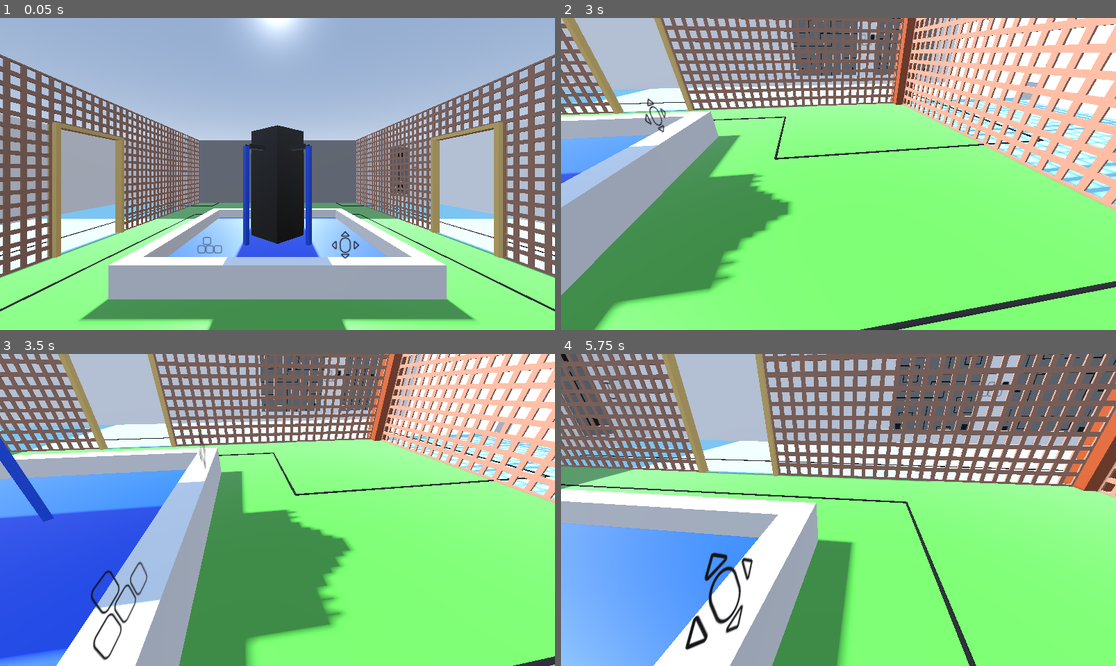
Above: before the commit, frames 1-4 (two rows, left to right).
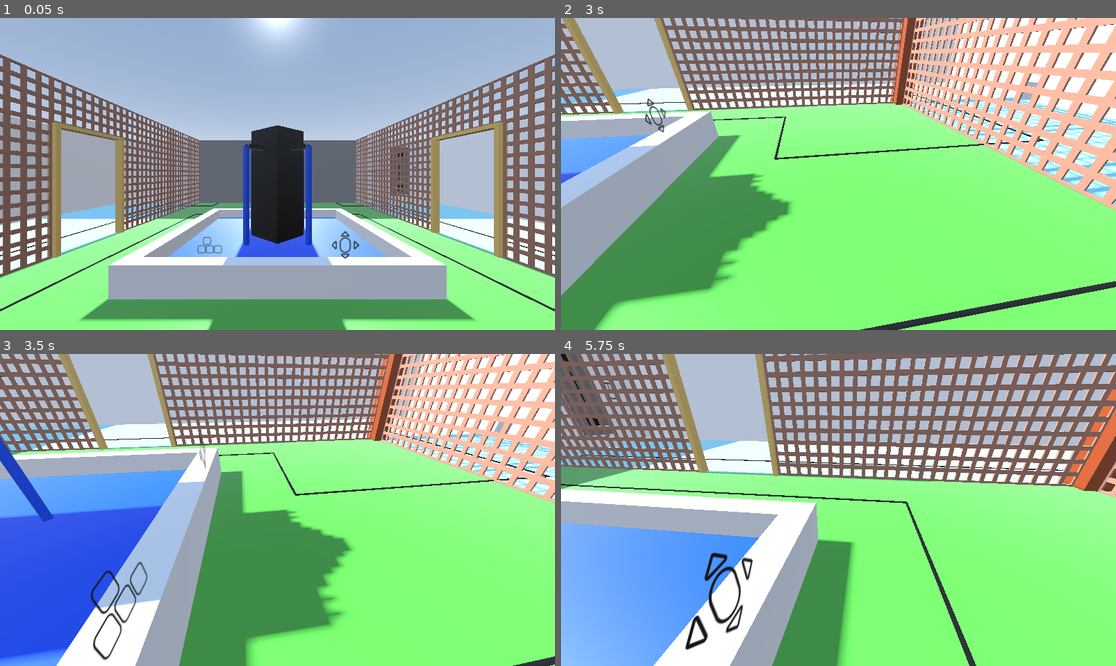
Above: after the commit, the same moments.

Repository: MarkRoss470/grid-puzzle-game
Game: Godot game, scene res://Main.tscn
The game is run twice, just before and just after one commit, with the same random seed, the same clock (stepped at 60 frames per second) and the same inputs.
Inputs (mouse positions are in pixels of both pictures, inside the frame that each line leads up to):
- Up to frame 1 (0.05 s): no input
- Up to frame 2 (3 s): tap Enter at 0.5 s; move the mouse to (832, 180) at 0.52 s; hold W (move_forward) 0.53-2.03 s; tap Space (free_mouse) at 0.6, 2.1 s; click (832, 180) at 0.67 s; tap R (reset) at 1.25, 2 s; move the mouse to (1005, 220) at 1.27 s; tap Ctrl (run) at 1.35, 2.85 s; click (1005, 220) at 1.42 s; move the mouse to (672, 127) at 2.02 s; hold A (move_left) from 2.03 s (still down); click (672, 127) at 2.17 s; move the mouse to (844, 174) at 2.77 s; click (844, 174) at 2.92 s
- Up to frame 3 (3.5 s): keep holding A (move_left)
- Up to frame 4 (5.75 s): move the mouse to (816, 503) at 3.52 s; release A (move_left) at 3.53 s; hold W (move_forward) 3.53-4.28 s; tap Space (free_mouse) at 3.6, 5.1 s; click (816, 503) at 3.67 s; tap R (reset) at 4.15, 4.25, 5 s; move the mouse to (960, 494) at 4.27 s; hold D (move_right) 4.28-5.03 s; tap Ctrl (run) at 4.35 s; click (960, 494) at 4.42 s; move the mouse to (727, 525) at 5.02 s; hold W (move_forward) from 5.03 s (still down); click (727, 525) at 5.17 s

Frame 1 is identical in both runs. In frame 2, 1.3% of the frame differs, in the area x 41-69%, y 0-19%; in frame 3, 1.3%; in frame 4, 3.3%, in the area x 1-100%, y 0-25%.

Commit message:
Replaced yellow highlight on key puzzles with white bars This looks nicer and also communicates the target rotation, which the yellow highlight did not.

Diff:
--- a/Main.tscn
+++ b/Main.tscn
@@ -228,7 +228,7 @@
 material = SubResource("StandardMaterial3D_ibgf7")
 
 [node name="Icon" type="CSGMesh3D" parent="Tile"]
-transform = Transform3D(0.5, -4.37114e-08, 4.37114e-08, 4.37114e-08, -2.18557e-08, -0.5, 4.37114e-08, 0.5, -2.18557e-08, -4.37114e-10, -2.18557e-10, 0.005)
+transform = Transform3D(0.5, -4.37114e-08, 4.37114e-08, 4.37114e-08, -2.18557e-08, -0.5, 4.37114e-08, 0.5, -2.18557e-08, 0, 0, 0.002)
 mesh = SubResource("8")
 material = SubResource("9")
 
@@ -240,6 +240,12 @@
 [node name="CollisionShape3D" type="CollisionShape3D" parent="Tile/Area3D"]
 shape = SubResource("BoxShape3D_j73v0")
 
+[node name="Key Hint Tile" type="CSGMesh3D" parent="."]
+transform = Transform3D(0.5, -4.37114e-08, 4.37114e-08, 4.37114e-08, -2.18557e-08, -0.5, 4.37114e-08, 0.5, -2.18557e-08, 0, 0, 0.001)
+visible = false
+mesh = SubResource("8")
+material = SubResource("9")
+
 [node name="Courtyard" parent="." instance=ExtResource("5")]
 
 [node name="Collision" type="StaticBody3D" parent="Courtyard"]
@@ -316,12 +322,13 @@
 [node name="Pedestal" type="Node3D" parent="Courtyard/Final Puzzle and Doors"]
 transform = Transform3D(0.14286, 0, 0, 0, 0.134244, -0.048861, 0, 0.048861, 0.134244, 0, 1, -8.75)
 
-[node name="Final Puzzle" type="Node3D" parent="Courtyard/Final Puzzle and Doors/Pedestal" node_paths=PackedStringArray("instance", "on_complete")]
+[node name="Final Puzzle" type="Node3D" parent="Courtyard/Final Puzzle and Doors/Pedestal" node_paths=PackedStringArray("key_hint_tile", "instance", "on_complete")]
 transform = Transform3D(1, 0, 0, 0, -5.96046e-08, 1, 0, -1, -5.96046e-08, -3, 0.1, -2)
 script = ExtResource("4_quw2b")
 key_x = 3
 key_y = 2
 key_target_rotation = 1
+key_hint_tile = NodePath("../../../../Key Hint Tile")
 puzzle = [7.0, 5.0, [[[1, 0, 0], [1, 0, 0], [4, 0, 3], [1, 0, 0], [7, 0, 1]], [[1, 0, 0], [1, 0, 0], [3, 0, 1], [4, 0,  …(301 unchanged characters)…
 instance = NodePath("../../../../Tile")
 on_complete = NodePath("../../Splitter")
@@ -496,7 +503,6 @@
 script = ExtResource("5_t78nx")
 target_paths = Array[NodePath]([NodePath("Left"), NodePath("Right"), NodePath("Reset Prompt")])
 params = Array[int]([0, 0, 0])
-load_on_start = true
 
 [node name="Left" type="Node3D" parent="Courtyard/Puzzles/Tutorial/Squares Challenges" node_paths=PackedStringArray("instance", "on_complete")]
 transform = Transform3D(0.5, 0, 0, 0, 0.5, 0, 0, 0, 0.5, 0.25, -0.25, 0)
@@ -634,46 +640,51 @@
 script = ExtResource("5_t78nx")
 target_paths = Array[NodePath]([NodePath("Top Left"), NodePath("Top Right"), NodePath("Bottom Left"), NodePath("Bottom Right"), NodePath("Right Click Prompt")])
 params = Array[int]([0, 0, 0, 0, 0])
-
-[node name="Top Left" type="Node3D" parent="Courtyard/Puzzles/Tutorial/Key Puzzles Intro" node_paths=PackedStringArray("instance", "on_complete")]
+load_on_start = true
+
+[node name="Top Left" type="Node3D" parent="Courtyard/Puzzles/Tutorial/Key Puzzles Intro" node_paths=PackedStringArray("key_hint_tile", "instance", "on_complete")]
 transform = Transform3D(1, 0, 0, 0, 1, 0, 0, 0, 1, 0.5, -0.5, 0)
 script = ExtResource("4_quw2b")
 key_x = 1
 key_y = 1
 key_target_rotation = 1
+key_hint_tile = NodePath("../../../../../Key Hint Tile")
 puzzle = [3.0, 3.0, [[[1, 0, 0], [1, 0, 0], [1, 0, 0]], [[1, 0, 0], [2, 0, 0], [1, 0, 0]], [[1, 0, 0], [1, 0, 0], [1, 0, 0]]]]
 instance = NodePath("../../../../../Tile")
 on_complete = NodePath("../Combiner")
 load_on_start = false
 
-[node name="Top Right" type="Node3D" parent="Courtyard/Puzzles/Tutorial/Key Puzzles Intro" node_paths=PackedStringArray("instance", "on_complete")]
+[node name="Top Right" type="Node3D" parent="Courtyard/Puzzles/Tutorial/Key Puzzles Intro" node_paths=PackedStringArray("key_hint_tile", "instance", "on_complete")]
 transform = Transform3D(1, 0, 2.13163e-14, 0, 1, 0, -2.13163e-14, 0, 1, 5.5, -0.5, 1.90735e-05)
 script = ExtResource("4_quw2b")
 key_y = 1
 key_target_rotation = 2
+key_hint_tile = NodePath("../../../../../Key Hint Tile")
 puzzle = [3.0, 2.0, [[[7, 0, 1], [4, 0, 1]], [[4, 0, 0], [3, 0, 3]], [[7, 0, 0], [4, 0, 3]]]]
 instance = NodePath("../../../../../Tile")
 on_complete = NodePath("../Combiner")
 on_complete_param = 1
 load_on_start = false
 
-[node name="Bottom Left" type="Node3D" parent="Courtyard/Puzzles/Tutorial/Key Puzzles Intro" node_paths=PackedStringArray("instance", "on_complete")]
+[node name="Bottom Left" type="Node3D" parent="Courtyard/Puzzles/Tutorial/Key Puzzles Intro" node_paths=PackedStringArray("key_hint_tile", "instance", "on_complete")]
 transform = Transform3D(1, 0, 0, 0, 1, 0, 0, 0, 1, 0.5, -5.5, 0)
 script = ExtResource("4_quw2b")
 key_x = 1
 key_target_rotation = 1
+key_hint_tile = NodePath("../../../../../Key Hint Tile")
 puzzle = [2.0, 3.0, [[[7, 0, 0], [4, 0, 3], [7, 0, 0]], [[4, 0, 0], [3, 0, 3], [4, 0, 2]]]]
 instance = NodePath("../../../../../Tile")
 on_complete = NodePath("../Combiner")
 on_complete_param = 2
 load_on_start = false
 
-[node name="Bottom Right" type="Node3D" parent="Courtyard/Puzzles/Tutorial/Key Puzzles Intro" node_paths=PackedStringArray("instance", "on_complete")]
+[node name="Bottom Right" type="Node3D" parent="Courtyard/Puzzles/Tutorial/Key Puzzles Intro" node_paths=PackedStringArray("key_hint_tile", "instance", "on_complete")]
 transform = Transform3D(1, 0, 0, 0, 1, 0, 0, 0, 1, 5.5, -5.5, 4.19617e-05)
 script = ExtResource("4_quw2b")
 key_x = 1
 key_y = 1
 key_target_rotation = 1
+key_hint_tile = NodePath("../../../../../Key Hint Tile")
 puzzle = [3.0, 3.0, [[[7, 0, 0], [4, 0, 2], [1, 0, 0]], [[4, 0, 0], [4, 0, 0], [4, 0, 0]], [[1, 0, 3], [4, 0, 2], [7, 0, 0]]]]
 instance = NodePath("../../../../../Tile")
 on_complete = NodePath("../Combiner")
@@ -700,46 +711,50 @@
 target_paths = Array[NodePath]([NodePath("Top Left"), NodePath("Bottom Left"), NodePath("Top Right"), NodePath("Bottom Right")])
 params = Array[int]([0, 0, 0, 0])
 
-[node name="Top Left" type="Node3D" parent="Courtyard/Puzzles/Tutorial/Key Puzzles Practice" node_paths=PackedStringArray("instance", "on_complete")]
+[node name="Top Left" type="Node3D" parent="Courtyard/Puzzles/Tutorial/Key Puzzles Practice" node_paths=PackedStringArray("key_hint_tile", "instance", "on_complete")]
 transform = Transform3D(1, 0, 0, 0, 1, 0, 0, 0, 1, 0.5, -0.5, 0)
 script = ExtResource("4_quw2b")
 key_x = 2
 key_y = 1
 key_target_rotation = 1
+key_hint_tile = NodePath("../../../../../Key Hint Tile")
 puzzle = [5.0, 3.0, [[[7, 0, 0], [1, 0, 1], [1, 0, 1]], [[4, 0, 2], [3, 0, 3], [3, 0, 1]], [[3, 0, 1], [4, 0, 0], [3, 0, 3]], [[3, 0, 3], [3, 0, 1], [4, 0, 0]], [[1, 0, 1], [1, 0, 1], [7, 0, 1]]]]
 instance = NodePath("../../../../../Tile")
 on_complete = NodePath("../Combiner")
 load_on_start = false
 
-[node name="Bottom Left" type="Node3D" parent="Courtyard/Puzzles/Tutorial/Key Puzzles Practice" node_paths=PackedStringArray("instance", "on_complete")]
+[node name="Bottom Left" type="Node3D" parent="Courtyard/Puzzles/Tutorial/Key Puzzles Practice" node_paths=PackedStringArray("key_hint_tile", "instance", "on_complete")]
 transform = Transform3D(1, 0, 0, 0, 1, 0, 0, 0, 1, 0.5, -4.5, 0)
 script = ExtResource("4_quw2b")
 key_x = 2
 key_y = 2
 key_target_rotation = 1
+key_hint_tile = NodePath("../../../../../Key Hint Tile")
 puzzle = [5.0, 5.0, [[[7, 0, 0], [4, 0, 1], [7, 0, 0], [3, 0, 1], [3, 0, 0]], [[1, 0, 2], [5, 0, 3], [3, 0, 0], [3, 0,  …(187 unchanged characters)…
 instance = NodePath("../../../../../Tile")
 on_complete = NodePath("../Combiner")
 on_complete_param = 1
 load_on_start = false
 
-[node name="Top Right" type="Node3D" parent="Courtyard/Puzzles/Tutorial/Key Puzzles Practice" node_paths=PackedStringArray("instance", "on_complete")]
+[node name="Top Right" type="Node3D" parent="Courtyard/Puzzles/Tutorial/Key Puzzles Practice" node_paths=PackedStringArray("key_hint_tile", "instance", "on_complete")]
 transform = Transform3D(1, 0, 0, 0, 1, 0, 0, 0, 1, 6.5, -0.5, 0)
 script = ExtResource("4_quw2b")
 key_x = 2
 key_target_rotation = 2
+key_hint_tile = NodePath("../../../../../Key Hint Tile")
 puzzle = [3.0, 3.0, [[[7, 0, 0], [3, 0, 1], [4, 0, 2]], [[3, 0, 1], [5, 0, 2], [3, 0, 0]], [[4, 0, 1], [3, 0, 1], [7, 0, 0]]]]
 instance = NodePath("../../../../../Tile")
 on_complete = NodePath("../Combiner")
 on_complete_param = 2
 load_on_start = false
 
-[node name="Bottom Right" type="Node3D" parent="Courtyard/Puzzles/Tutorial/Key Puzzles Practice" node_paths=PackedStringArray("instance", "on_complete")]
+[node name="Bottom Right" type="Node3D" parent="Courtyard/Puzzles/Tutorial/Key Puzzles Practice" node_paths=PackedStringArray("key_hint_tile", "instance", "on_complete")]
 transform = Transform3D(1, 0, 0, 0, 1, 0, 0, 0, 1, 6.50001, -4.5, 0)
 script = ExtResource("4_quw2b")
 key_x = 1
 key_y = 2
 key_target_rotation = 1
+key_hint_tile = NodePath("../../../../../Key Hint Tile")
 puzzle = [3.0, 5.0, [[[7, 0, 0], [4, 0, 1], [3, 0, 2], [3, 0, 3], [7, 0, 0]], [[4, 0, 0], [5, 0, 2], [4, 0, 0], [3, 0, 0], [3, 0, 1]], [[7, 0, 0], [3, 0, 1], [4, 0, 2], [3, 0, 3], [3, 0, 2]]]]
 instance = NodePath("../../../../../Tile")
 on_complete = NodePath("../Combiner")
@@ -751,42 +766,46 @@
 num_inputs = 4
 target = NodePath("../../Key Puzzles Challenge 1")
 
-[node name="Key Puzzles Challenge 1" type="Node3D" parent="Courtyard/Puzzles/Tutorial" node_paths=PackedStringArray("instance", "on_complete")]
+[node name="Key Puzzles Challenge 1" type="Node3D" parent="Courtyard/Puzzles/Tutorial" node_paths=PackedStringArray("key_hint_tile", "instance", "on_complete")]
 transform = Transform3D(-2.62268e-08, 0, 0.6, 0, 0.6, 0, -0.6, 0, -2.62268e-08, -9.49999, 3.2, 4.2)
 script = ExtResource("4_quw2b")
 key_y = 1
 key_target_rotation = 2
+key_hint_tile = NodePath("../../../../Key Hint Tile")
 puzzle = [3.0, 5.0, [[[7, 0, 0], [4, 0, 1], [3, 0, 2], [3, 0, 3], [7, 0, 0]], [[4, 0, 0], [5, 0, 2], [4, 0, 0], [3, 0, 0], [3, 0, 1]], [[7, 0, 0], [3, 0, 1], [4, 0, 2], [3, 0, 3], [3, 0, 2]]]]
 instance = NodePath("../../../../Tile")
 on_complete = NodePath("../Key Puzzles Challenge 2")
 load_on_start = false
 
-[node name="Key Puzzles Challenge 2" type="Node3D" parent="Courtyard/Puzzles/Tutorial" node_paths=PackedStringArray("instance", "on_complete")]
+[node name="Key Puzzles Challenge 2" type="Node3D" parent="Courtyard/Puzzles/Tutorial" node_paths=PackedStringArray("key_hint_tile", "instance", "on_complete")]
 transform = Transform3D(-2.62268e-08, 0, 0.6, 0, 0.6, 0, -0.6, 0, -2.62268e-08, -9.5, 3.2, 1.4)
 script = ExtResource("4_quw2b")
 key_x = 2
 key_y = 2
 key_target_rotation = 2
+key_hint_tile = NodePath("../../../../Key Hint Tile")
 puzzle = [5.0, 5.0, [[[7, 0, 0], [4, 0, 1], [7, 0, 0], [4, 0, 1], [7, 0, 0]], [[3, 0, 0], [3, 0, 2], [5, 0, 0], [3, 0,  …(187 unchanged characters)…
 instance = NodePath("../../../../Tile")
 on_complete = NodePath("../Key Puzzles Challenge 3")
 load_on_start = false
 
-[node name="Key Puzzles Challenge 3" type="Node3D" parent="Courtyard/Puzzles/Tutorial" node_paths=PackedStringArray("instance", "on_complete")]
+[node name="Key Puzzles Challenge 3" type="Node3D" parent="Courtyard/Puzzles/Tutorial" node_paths=PackedStringArray("key_hint_tile", "instance", "on_complete")]
 transform = Transform3D(-1.87522e-08, 0, 0.429, 0, 0.429, 0, -0.429, 0, -1.87522e-08, -9.5, 3.286, -2.514)
 script = ExtResource("4_quw2b")
 key_x = 2
 key_y = 3
+key_hint_tile = NodePath("../../../../Key Hint Tile")
 puzzle = [5.0, 7.0, [[[7, 6, 2], [1, 0, 3], [1, 0, 1], [3, 0, 2], [3, 0, 0], [1, 0, 0], [7, 0, 3]], [[1, 0, 2], [3, 0,  …(297 unchanged characters)…
 instance = NodePath("../../../../Tile")
 on_complete = NodePath("../Key Puzzles Challenge 4")
 load_on_start = false
 
-[node name="Key Puzzles Challenge 4" type="Node3D" parent="Courtyard/Puzzles/Tutorial" node_paths=PackedStringArray("instance")]
+[node name="Key Puzzles Challenge 4" type="Node3D" parent="Courtyard/Puzzles/Tutorial" node_paths=PackedStringArray("key_hint_tile", "instance")]
 transform = Transform3D(-1.87522e-08, 0, 0.429, 0, 0.429, 0, -0.429, 0, -1.87522e-08, -9.5, 3.286, -5.714)
 script = ExtResource("4_quw2b")
 key_x = 4
 key_y = 3
+key_hint_tile = NodePath("../../../../Key Hint Tile")
 puzzle = [7.0, 7.0, [[[7, 0, 0], [4, 0, 3], [1, 0, 0], [7, 1, 0], [1, 0, 0], [4, 0, 3], [7, 0, 3]], [[3, 0, 0], [3, 0,  …(455 unchanged characters)…
 instance = NodePath("../../../../Tile")
 load_on_start = false
@@ -801,11 +820,11 @@
 mesh = SubResource("PlaneMesh_a654v")
 material = SubResource("StandardMaterial3D_2k6b0")
 
-[node name="Node3D" type="Node3D" parent="Courtyard"]
+[node name="Fountain North-East Side" type="Node3D" parent="Courtyard"]
 transform = Transform3D(0.0707107, 0, 0.0707107, 0, 0.1, 0, -0.0707107, 0, 0.0707107, 0.354, 3, -2.854)
 
-[node name="SingleSolutionPuzzle" type="Node3D" parent="Courtyard/Node3D" node_paths=PackedStringArray("instance")]
-transform = Transform3D(0.003328, -0.000161548, 0.999995, -0.00209669, 0.999998, 0.000168526, -0.999992, -0.00209724, 0.0033277, 0.01, -2.5, 3.5)
+[node name="Wire Puzzle" type="Node3D" parent="Courtyard/Fountain North-East Side" node_paths=PackedStringArray("instance")]
+transform = Transform3D(0.003328, -0.000161548, 0.999995, -0.00209669, 0.999998, 0.000168526, -0.999992, -0.00209724, 0.0033277, 0.00999832, -2.5, 3.5)
 script = ExtResource("17_6486b")
 solution = [[0, 0, 0, 0, 0, 0, 0, 0], [1, 0, 0, 0, 0, 0, 0, 0], [3, 1, 0, 0, 0, 0, 1, 0], [1, 3, 0, 0, 2, 2, 3, 0], [2, 0, 0, 0, 1, 0, 0, 0], [0, 2, 0, 0, 3, 0, 1, 0], [2, 0, 0, 0, 0, 0, 3, 0], [0, 0, 0, 0, 0, 0, 0, 0]]
 puzzle = [8.0, 8.0, [[[1, 0, 0], [1, 0, 0], [1, 0, 0], [1, 0, 0], [1, 0, 0], [1, 0, 0], [1, 0, 0], [1, 0, 0]], [[3, 1,  …(622 unchanged characters)…
--- a/scripts/PuzzleClasses.gd
+++ b/scripts/PuzzleClasses.gd
@@ -27,6 +27,15 @@
 	preload("res://textures/puzzle icons/pointer quadruple.svg"), # POINTER_QUADRAPLE
 	preload("res://textures/puzzle icons/square.svg"), # SQUARE
 	preload("res://textures/puzzle icons/circle.svg"), # CIRCLE
+]
+
+# Textures to be used as icons
+const HINT_TEXTURES: Array[Texture2D] = [
+	null, null, # Padding to make the indices match up
+	preload("res://textures/puzzle icons/pointer hint.svg"), # POINTER_SINGLE
+	preload("res://textures/puzzle icons/pointer angle hint.svg"), # POINTER_DOUBLE_ANGLE
+	preload("res://textures/puzzle icons/pointer straight hint.svg"), # POINTER_DOUBLE_STRAIGHT
+	preload("res://textures/puzzle icons/pointer triple hint.svg"), # POINTER_TRIPLE
 ]
 
 # Enum for cell icons
--- a/scripts/Puzzles/KeyPuzzle.gd
+++ b/scripts/Puzzles/KeyPuzzle.gd
@@ -6,15 +6,44 @@
 @export var key_y := 0
 @export var key_target_rotation := 0
 
-func reset_tile_colours():
-	super.reset_tile_colours()
+@export var key_hint_tile: CSGMesh3D
 
-	var key_tile = tiles[key_x][key_y]
-	if key_tile != null:
-		if is_solved:
-			key_tile.set_colour(colour_solved_key, colour_solved_key_hover)
-		else:
-			key_tile.set_colour(colour_key, colour_key_hover)
+@export_group("Colours")
+
+@export var key_hint_colour := Color(1.0, 1.0, 1.0)
+@export var colour_incorrect_base: Color = Color(1, 0, 0)
+@export var colour_incorrect_hover: Color = Color(1, 0.5, 0.5)
+
+func _ready():
+	super._ready()
+
+func create_tile(x: int, y: int, cell) -> PuzzleTile:
+	var tile := super.create_tile(x, y, cell)
+
+	if x == key_x and y == key_y:
+		# Create new instance of template
+		var key_hint := key_hint_tile.duplicate()
+		key_hint.name = "key-hint-tile"
+		var key_start_rotation = puzzle[PuzzleClasses.CELLS][key_x][key_y][PuzzleClasses.ROTATION]
+		key_hint.rotate(Vector3.FORWARD, (key_target_rotation - key_start_rotation) * PI / 2)
+
+		# Make the node visible
+		key_hint.set_visible(true)
+
+		# Make copy of material
+		var mat_override: Material = key_hint.get_material().duplicate()
+
+		# Set texture
+		var key_icon = puzzle[PuzzleClasses.CELLS][key_x][key_y][0]
+		mat_override.set_shader_parameter("icon_texture", PuzzleClasses.HINT_TEXTURES[key_icon])
+		# Set colour
+		mat_override.set_shader_parameter("icon_colour", key_hint_colour)
+		# Set icon to use this material
+		key_hint.set_material_override(mat_override)
+
+		tile.add_child(key_hint)
+
+	return tile
 
 
 func rotate_cell(x: int, y: int, direction: int):
@@ -31,10 +60,7 @@
 
 		# Set cells to colour on incorrect solution
 		for cell in solution.wrong_cells:
-			if cell == [key_x, key_y]:
-				tiles[cell[0]][cell[1]].set_colour(colour_incorrect_key, colour_incorrect_key_hover)
-			else:
-				tiles[cell[0]][cell[1]].set_colour(colour_incorrect_base, colour_incorrect_hover)
+			tiles[cell[0]][cell[1]].set_colour(colour_incorrect_base, colour_incorrect_hover)
 
 		return
 
--- a/scripts/Puzzles/Puzzle.gd
+++ b/scripts/Puzzles/Puzzle.gd
@@ -34,23 +34,10 @@
 # Colours for puzzle's neutral state
 @export var colour_base: Color = Color(0.5, 0.5, 0.5)
 @export var colour_hover: Color = Color(0.8, 0.8, 0.8)
-# Colours for the key cell's neutral state
-@export var colour_key: Color = Color(0.7, 0.8, 0.1)
-@export var colour_key_hover: Color = Color(1, 1, 0.0)
-
-# Colours for an incorrect solution
-@export var colour_incorrect_base: Color = Color(1, 0, 0)
-@export var colour_incorrect_hover: Color = Color(1, 0.5, 0.5)
-# Colours for an incorrect solution on the key cell
-@export var colour_incorrect_key: Color = Color(0.9, 0.55, 0.05)
-@export var colour_incorrect_key_hover: Color = Color(0.95, 0.75, 0.4)
 
 # Colours for a correct solution
 @export var colour_solved_base: Color = Color(0, 1, 0)
 @export var colour_solved_hover: Color = Color(0.5, 1, 0.5)
-# Colours for a correct solution on the key cell
-@export var colour_solved_key: Color = Color(0.15, 0.1, 0.9)
-@export var colour_solved_key_hover: Color = Color(0.3, 0.30, 0.85)
 
 
 # An array of all the tile load / unloads occuring
--- /dev/null
+++ b/textures/puzzle icons/pointer angle hint.svg
@@ -0,0 +1,59 @@
+<?xml version="1.0" encoding="UTF-8" standalone="no"?>
+<!-- Created with Inkscape (http://www.inkscape.org/) -->
+
+<svg
+   width="256mm"
+   height="256mm"
+   viewBox="0 0 256 256"
+   version="1.1"
+   id="svg263"
+   inkscape:version="1.2.2 (b0a8486541, 2022-12-01)"
+   sodipodi:docname="pointer angle hint.svg"
+   xmlns:inkscape="http://www.inkscape.org/namespaces/inkscape"
+   xmlns:sodipodi="http://sodipodi.sourceforge.net/DTD/sodipodi-0.dtd"
+   xmlns="http://www.w3.org/2000/svg"
+   xmlns:svg="http://www.w3.org/2000/svg">
+  <sodipodi:namedview
+     id="namedview265"
+     pagecolor="#ffffff"
+     bordercolor="#000000"
+     borderopacity="0.25"
+     inkscape:showpageshadow="2"
+     inkscape:pageopacity="0.0"
+     inkscape:pagecheckerboard="true"
+     inkscape:deskcolor="#d1d1d1"
+     inkscape:document-units="mm"
+     showgrid="true"
+     showguides="true"
+     inkscape:zoom="0.46969426"
+     inkscape:cx="137.32337"
+     inkscape:cy="456.68005"
+     inkscape:window-width="1536"
+     inkscape:window-height="891"
+     inkscape:window-x="0"
+     inkscape:window-y="32"
+     inkscape:window-maximized="1"
+     inkscape:current-layer="layer1" />
+  <defs
+     id="defs260" />
+  <g
+     inkscape:label="Layer 1"
+     inkscape:groupmode="layer"
+     id="layer1">
+    <rect
+       style="fill:#ffffff;fill-opacity:1;stroke-width:0.088856"
+       id="rect288"
+       width="16"
+       height="50"
+       x="120"
+       y="-2.220446e-16" />
+    <rect
+       style="fill:#ffffff;fill-opacity:1;stroke-width:0.0888566"
+       id="rect288-3"
+       width="16"
+       height="50"
+       x="120"
+       y="-255"
+       transform="rotate(90)" />
+  </g>
+</svg>
--- /dev/null
+++ b/textures/puzzle icons/pointer hint.svg
@@ -0,0 +1,51 @@
+<?xml version="1.0" encoding="UTF-8" standalone="no"?>
+<!-- Created with Inkscape (http://www.inkscape.org/) -->
+
+<svg
+   width="256mm"
+   height="256mm"
+   viewBox="0 0 256 256"
+   version="1.1"
+   id="svg263"
+   inkscape:version="1.2.2 (b0a8486541, 2022-12-01)"
+   sodipodi:docname="pointer hint.svg"
+   xmlns:inkscape="http://www.inkscape.org/namespaces/inkscape"
+   xmlns:sodipodi="http://sodipodi.sourceforge.net/DTD/sodipodi-0.dtd"
+   xmlns="http://www.w3.org/2000/svg"
+   xmlns:svg="http://www.w3.org/2000/svg">
+  <sodipodi:namedview
+     id="namedview265"
+     pagecolor="#ffffff"
+     bordercolor="#000000"
+     borderopacity="0.25"
+     inkscape:showpageshadow="2"
+     inkscape:pageopacity="0.0"
+     inkscape:pagecheckerboard="true"
+     inkscape:deskcolor="#d1d1d1"
+     inkscape:document-units="mm"
+     showgrid="true"
+     showguides="true"
+     inkscape:zoom="0.34762915"
+     inkscape:cx="-455.94565"
+     inkscape:cy="524.98474"
+     inkscape:window-width="1536"
+     inkscape:window-height="891"
+     inkscape:window-x="0"
+     inkscape:window-y="32"
+     inkscape:window-maximized="1"
+     inkscape:current-layer="layer1" />
+  <defs
+     id="defs260" />
+  <g
+     inkscape:label="Layer 1"
+     inkscape:groupmode="layer"
+     id="layer1">
+    <rect
+       style="fill:#ffffff;fill-opacity:1;stroke-width:0.0888553"
+       id="rect288"
+       width="16"
+       height="50"
+       x="120"
+       y="-5.5511151e-17" />
+  </g>
+</svg>
--- /dev/null
+++ b/textures/puzzle icons/pointer straight hint.svg
@@ -0,0 +1,59 @@
+<?xml version="1.0" encoding="UTF-8" standalone="no"?>
+<!-- Created with Inkscape (http://www.inkscape.org/) -->
+
+<svg
+   width="256mm"
+   height="256mm"
+   viewBox="0 0 256 256"
+   version="1.1"
+   id="svg263"
+   inkscape:version="1.2.2 (b0a8486541, 2022-12-01)"
+   sodipodi:docname="pointer straight hint.svg"
+   xmlns:inkscape="http://www.inkscape.org/namespaces/inkscape"
+   xmlns:sodipodi="http://sodipodi.sourceforge.net/DTD/sodipodi-0.dtd"
+   xmlns="http://www.w3.org/2000/svg"
+   xmlns:svg="http://www.w3.org/2000/svg">
+  <sodipodi:namedview
+     id="namedview265"
+     pagecolor="#ffffff"
+     bordercolor="#000000"
+     borderopacity="0.25"
+     inkscape:showpageshadow="2"
+     inkscape:pageopacity="0.0"
+     inkscape:pagecheckerboard="true"
+     inkscape:deskcolor="#d1d1d1"
+     inkscape:document-units="mm"
+     showgrid="true"
+     showguides="true"
+     inkscape:zoom="0.51473926"
+     inkscape:cx="-148.61893"
+     inkscape:cy="467.22684"
+     inkscape:window-width="1536"
+     inkscape:window-height="891"
+     inkscape:window-x="0"
+     inkscape:window-y="32"
+     inkscape:window-maximized="1"
+     inkscape:current-layer="layer1" />
+  <defs
+     id="defs260" />
+  <g
+     inkscape:label="Layer 1"
+     inkscape:groupmode="layer"
+     id="layer1">
+    <rect
+       style="fill:#ffffff;fill-opacity:1;stroke-width:0.088856"
+       id="rect288"
+       width="16"
+       height="50"
+       x="120"
+       y="0" />
+    <rect
+       style="fill:#ffffff;fill-opacity:1;stroke-width:0.0888566"
+       id="rect288-3"
+       width="16"
+       height="50"
+       x="-136"
+       y="-255"
+       transform="scale(-1)" />
+  </g>
+</svg>
--- /dev/null
+++ b/textures/puzzle icons/pointer triple hint.svg
@@ -0,0 +1,67 @@
+<?xml version="1.0" encoding="UTF-8" standalone="no"?>
+<!-- Created with Inkscape (http://www.inkscape.org/) -->
+
+<svg
+   width="256mm"
+   height="256mm"
+   viewBox="0 0 256 256"
+   version="1.1"
+   id="svg263"
+   inkscape:version="1.2.2 (b0a8486541, 2022-12-01)"
+   sodipodi:docname="pointer triple hint.svg"
+   xmlns:inkscape="http://www.inkscape.org/namespaces/inkscape"
+   xmlns:sodipodi="http://sodipodi.sourceforge.net/DTD/sodipodi-0.dtd"
+   xmlns="http://www.w3.org/2000/svg"
+   xmlns:svg="http://www.w3.org/2000/svg">
+  <sodipodi:namedview
+     id="namedview265"
+     pagecolor="#ffffff"
+     bordercolor="#000000"
+     borderopacity="0.25"
+     inkscape:showpageshadow="2"
+     inkscape:pageopacity="0.0"
+     inkscape:pagecheckerboard="true"
+     inkscape:deskcolor="#d1d1d1"
+     inkscape:document-units="mm"
+     showgrid="true"
+     showguides="true"
+     inkscape:zoom="0.51473926"
+     inkscape:cx="-152.5044"
+     inkscape:cy="467.22684"
+     inkscape:window-width="1536"
+     inkscape:window-height="891"
+     inkscape:window-x="0"
+     inkscape:window-y="32"
+     inkscape:window-maximized="1"
+     inkscape:current-layer="layer1" />
+  <defs
+     id="defs260" />
+  <g
+     inkscape:label="Layer 1"
+     inkscape:groupmode="layer"
+     id="layer1">
+    <rect
+       style="fill:#ffffff;fill-opacity:1;stroke-width:0.088856"
+       id="rect288"
+       width="16"
+       height="50"
+       x="120"
+       y="0" />
+    <rect
+       style="fill:#ffffff;fill-opacity:1;stroke-width:0.0888566"
+       id="rect288-3"
+       width="16"
+       height="50"
+       x="120"
+       y="-255"
+       transform="rotate(90)" />
+    <rect
+       style="fill:#ffffff;fill-opacity:1;stroke-width:0.0888566"
+       id="rect288-3-6"
+       width="16"
+       height="50"
+       x="-136"
+       y="-255"
+       transform="scale(-1)" />
+  </g>
+</svg>
Not shown, added: textures/puzzle icons/pointer angle hint.svg.import
Not shown, added: textures/puzzle icons/pointer hint.svg.import
Not shown, added: textures/puzzle icons/pointer straight hint.svg.import
Not shown, added: textures/puzzle icons/pointer triple hint.svg.import
